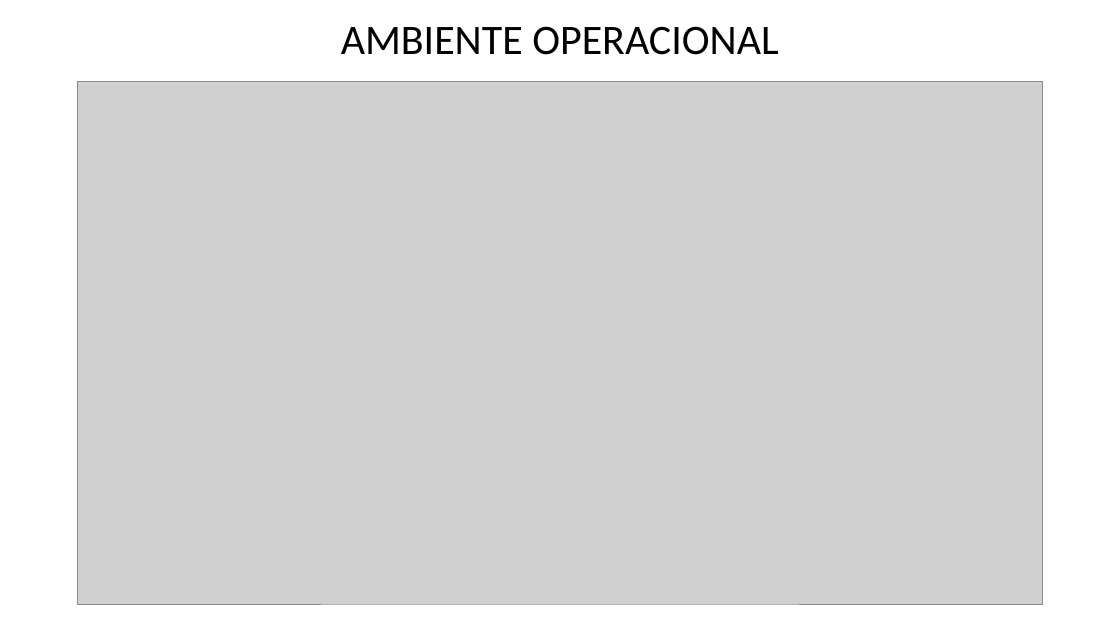
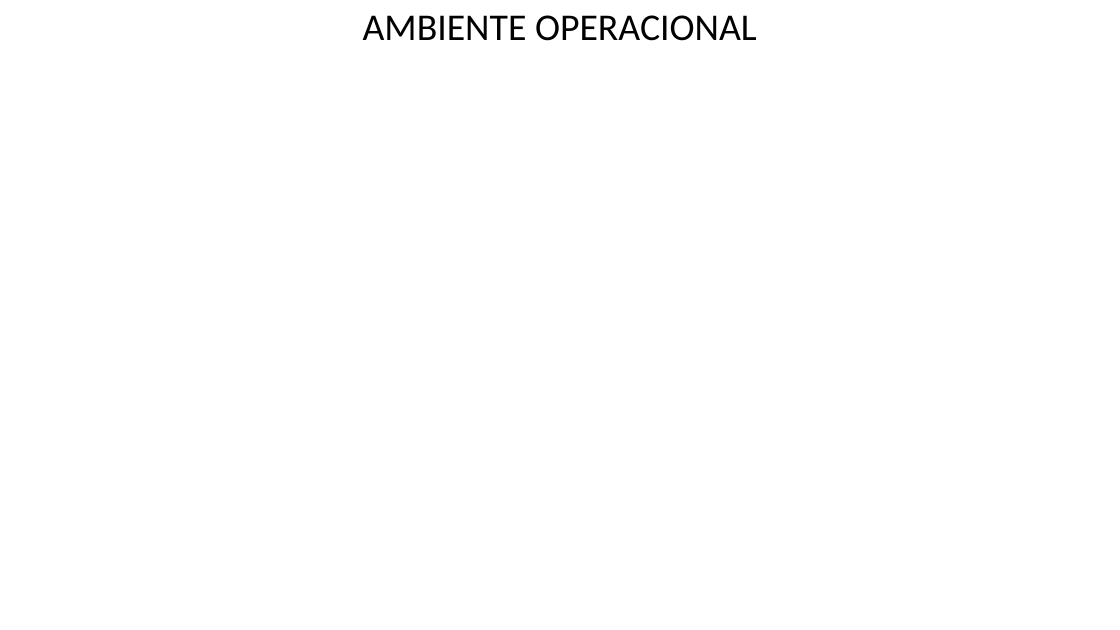
Before and after one commit to joaoalvescs/projeto-sad, a slide deck: slide 4 of DATA WAREHOUSE DE UM CINEMA.pptx (slide 3 before the commit). Drawn at 1120x630 pixels with LibreOffice and Linux fonts; fonts in the diff are those of the drawing; grey boxes stand for pictures; background and template pictures are left out. Boxes give left, top, right and bottom in pixels: in the first picture for what was removed or moved away, otherwise in the second. Text is boxed around its words. In the diff, an @@ line names an element or a change of style, - is before the commit and + after.

```diff
--- a/DATA WAREHOUSE DE UM CINEMA.pptx
+++ b/DATA WAREHOUSE DE UM CINEMA.pptx
@@ title "AMBIENTE OPERACIONAL" at bbox=[363, 15, 757, 41]: size 36 to 32.4 pt @@
@@ picture removed at bbox=[77, 82, 1044, 604] @@
```
Also in this commit, not shown: 7 other slides changed, 1 slide added.
